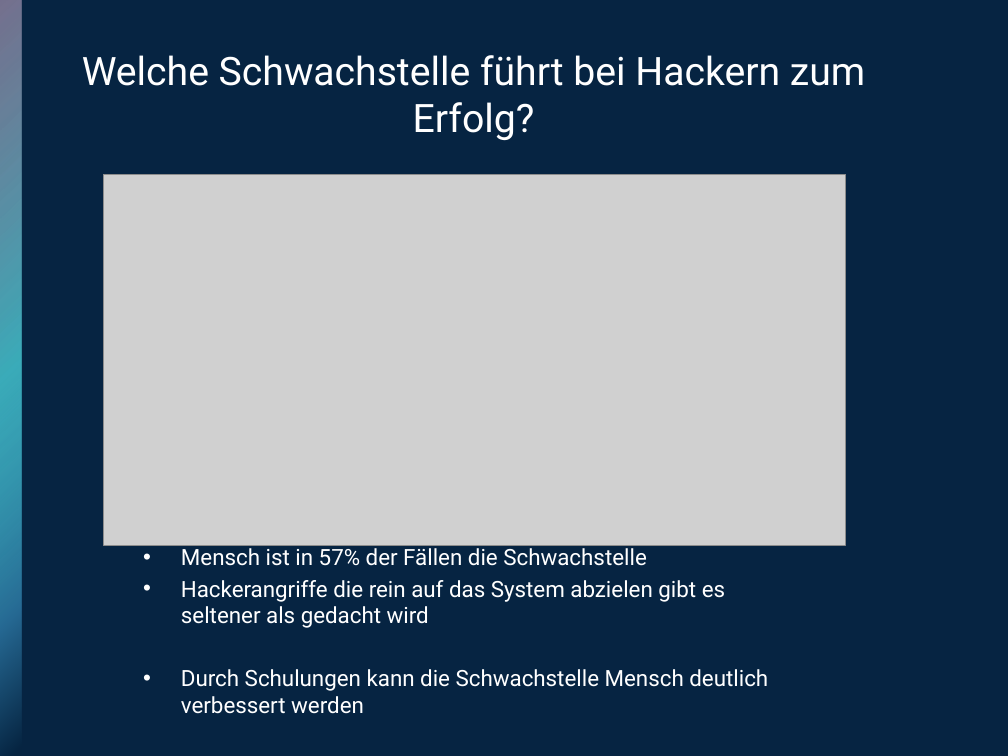
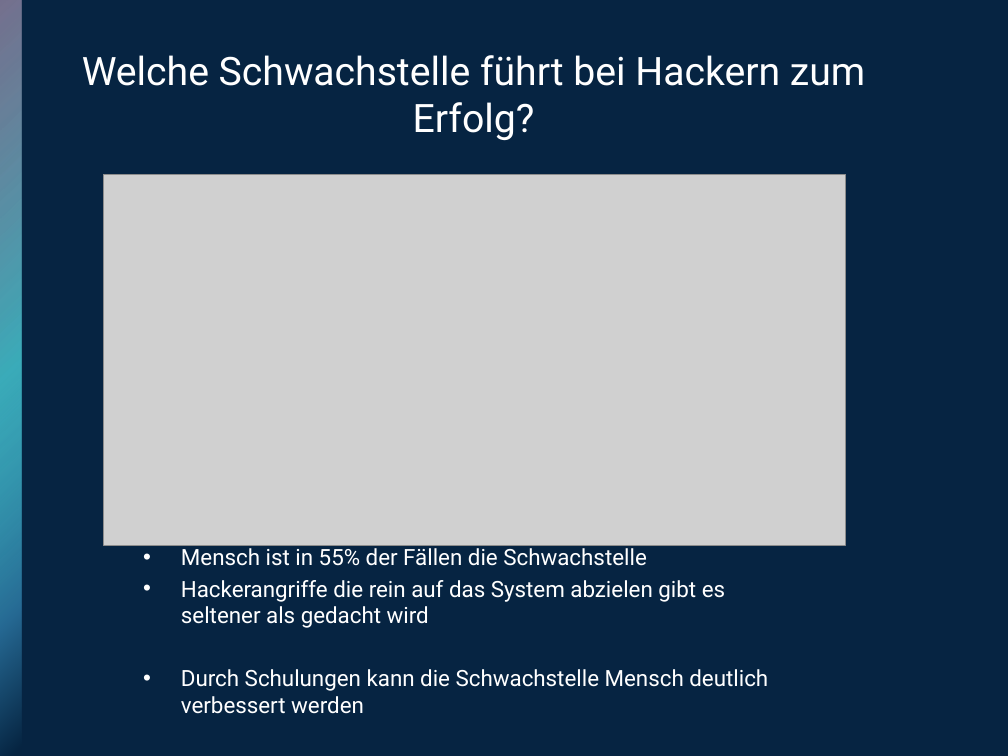
Before and after one commit to TimKossmann/storytelling, a slide deck: slide 5 of Cyber_Security_LaCTiS.pptx. Drawn at 1008x756 pixels with LibreOffice and Linux fonts; fonts in the diff are those of the drawing; grey boxes stand for pictures; background and template pictures are left out. Boxes give left, top, right and bottom in pixels: in the first picture for what was removed or moved away, otherwise in the second. Text is boxed around its words. In the diff, an @@ line names an element or a change of style, - is before the commit and + after.

```diff
--- a/Cyber_Security_LaCTiS.pptx
+++ b/Cyber_Security_LaCTiS.pptx
@@ text at box(181, 544, 647, 566): text changed @@
-• Mensch ist in 57% der Fällen die Schwachstelle
+• Mensch ist in 55% der Fällen die Schwachstelle
```
Also in this commit, not shown: 4 other files.
